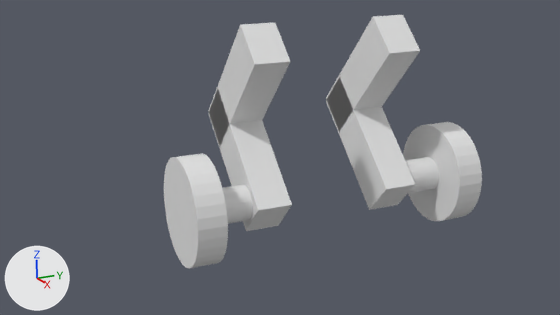
The Blender file proyecto.blend, before and after one commit.
Both versions are drawn from the file's camera 'Cam'. The axes (+X, +Y, +Z) are drawn at lower left. The lights are the same throughout.

Names of what the first picture shows: 'Link11', 'Link12', 'Link21', 'Link22', 'Rueda1', 'Rueda2'.
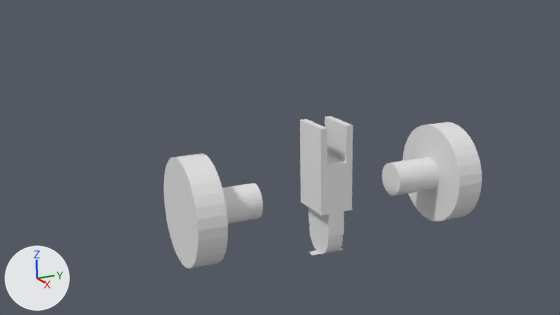
Pixel boxes [x1, y1, x2, y2] of what changed, in the pictures (560 x 315 px):
'Link11', reshaped, moved, turned: before [209, 91, 292, 231]; after [300, 116, 353, 255]
'Link21', deleted: before [208, 23, 290, 146]
'Link22', deleted: before [326, 15, 420, 132]
'Link12', deleted: before [326, 78, 416, 210]

The change in detail:
me_cube_045 is used by ob_link11; location (-0.5, -1.0, 0.5); rotation (0.0, -0.785, 0.0), in degrees (0, -45, 0); scale (1.3, 1.0, 4.0).
me_cube_045 had 8 vertices, 6 faces and spanned x -0.25..0.25, y -0.25..0.25, z -0.25..0.25.
me_cube_045 now has 74 vertices, 39 faces and spans x -0.25..0.25, y -0.25..0.25, z -0.24..0.25.
Part 1, on me_cube_045:
4 vertices are removed from x -0.25..0.25, y -0.25..0.25, z -0.25.
6 faces are deleted.
50 vertices are added at x -0.25..0.25, y -0.25..0.25, z -0.24..0.25.
20 new vertices lie (0.0, 0.24, 0.0) away from vertices in x -0.25..0.25, y -0.12, z -0.234..-0.15.
39 new faces join them.
Object 'Link11' (ob_link11) turns from (0, -45, 0) to (0, 0, 0) degrees about x, y and z.
Object 'Link11' (ob_link11) moves from (-0.5, -1.0, 0.5) to (0.0, 0.0, 0.0).
Object 'Link12' (ob_link12) is deleted.
Object 'Link21' (ob_link21) is deleted.
Object 'Link22' (ob_link22) is deleted.
